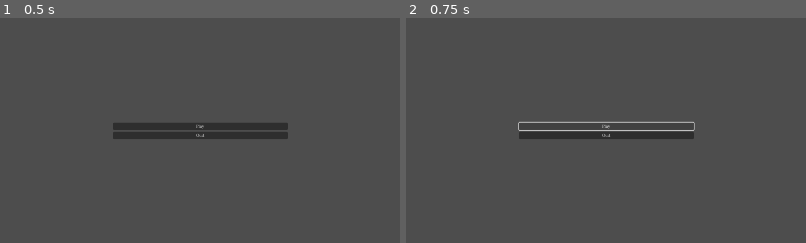
Above: before the commit, frames 1-2 (left to right).
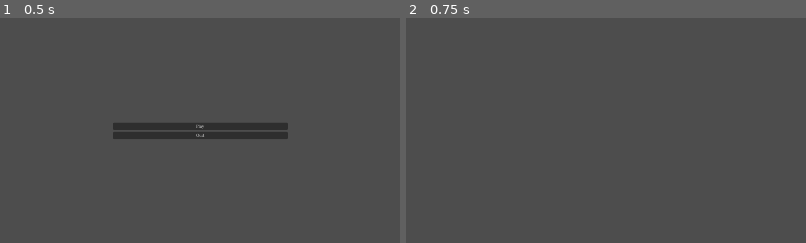
Above: after the commit, the same moments.

Repository: RobertKadak/GameCamp-2024
Game: Godot game, scene res://Menu folder/menu.tscn
Two runs of this game, one before a commit and one after it. Both use one fixed random seed, a clock stepped at 60 frames per second and the inputs below.
Inputs:
- Up to frame 1 (0.5 s): no input
- Up to frame 2 (0.75 s): click "Play" at 0.5 s
The pictures show only the part of the screen within x 25-75%, y 7-57%; the shares and areas given below are measured in that part.

Frame 1 is identical in both runs. In frame 2, 1.8% of the frame differs, in the area x 28-73%, y 46-54%.

Commit message:
Playbutton

Diff:
--- a/Menu folder/menu.gd
+++ b/Menu folder/menu.gd
@@ -2,6 +2,7 @@
 
 
 func _on_start_button_pressed() -> void:
+	get_tree().change_scene_to_file("res://scenes/levels/level_1.tscn")
 	pass # Replace with function body.
 
 
